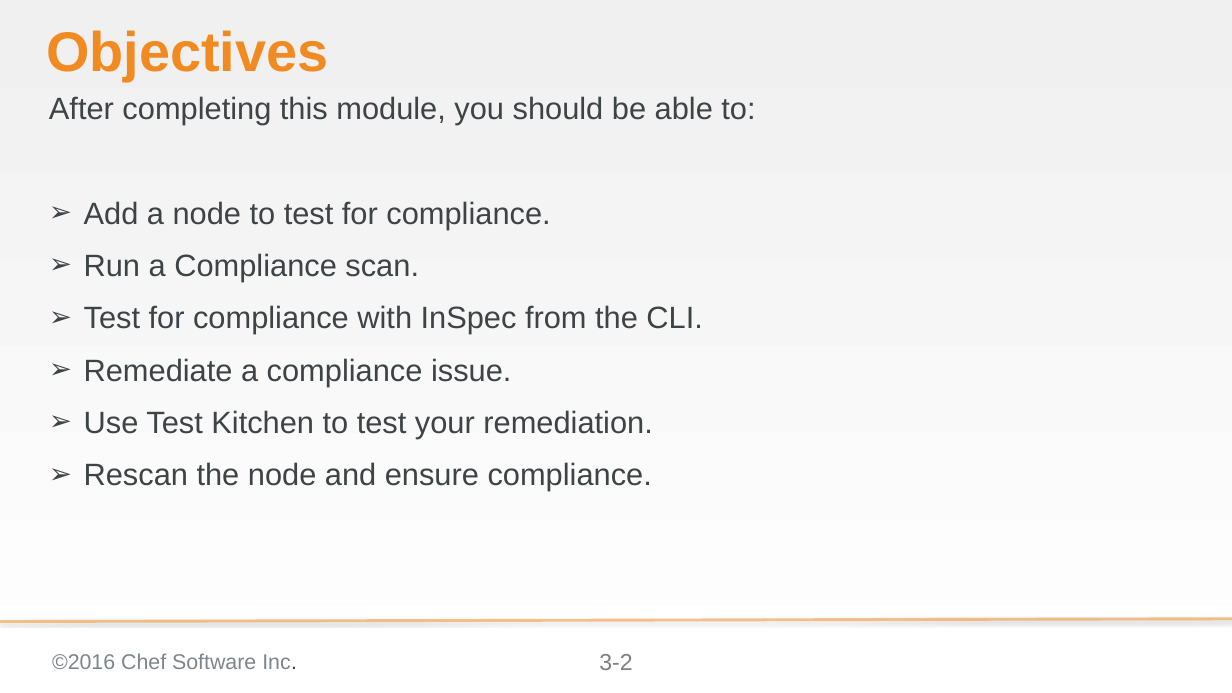
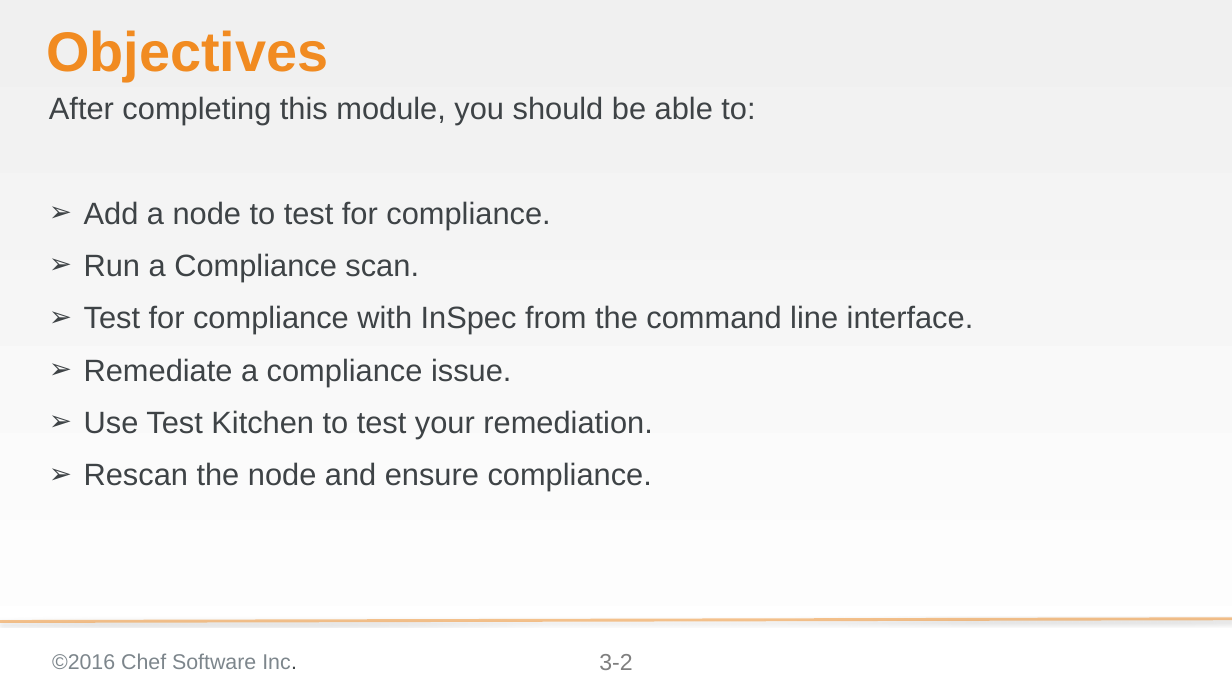
Before and after one commit to bchamby/chef-compliance-installation-configuration-operation, a slide deck: slide 2 of 03-initial-configuration-scans.pptx. Drawn at 1232x693 pixels with LibreOffice and Linux fonts; fonts in the diff are those of the drawing; background and template pictures are left out. Boxes give left, top, right and bottom in pixels: in the first picture for what was removed or moved away, otherwise in the second. Text is boxed around its words. In the diff, an @@ line names an element or a change of style, - is before the commit and + after.

Commit message:
Spell out 'command line interface'

```diff
--- a/03-initial-configuration-scans.pptx
+++ b/03-initial-configuration-scans.pptx
@@ text at [84,305,974,334]: text changed @@
-➢ Test for compliance with InSpec from the CLI.
+➢ Test for compliance with InSpec from the command line interface.
```
Also in this commit, not shown: 3 other slides changed.
